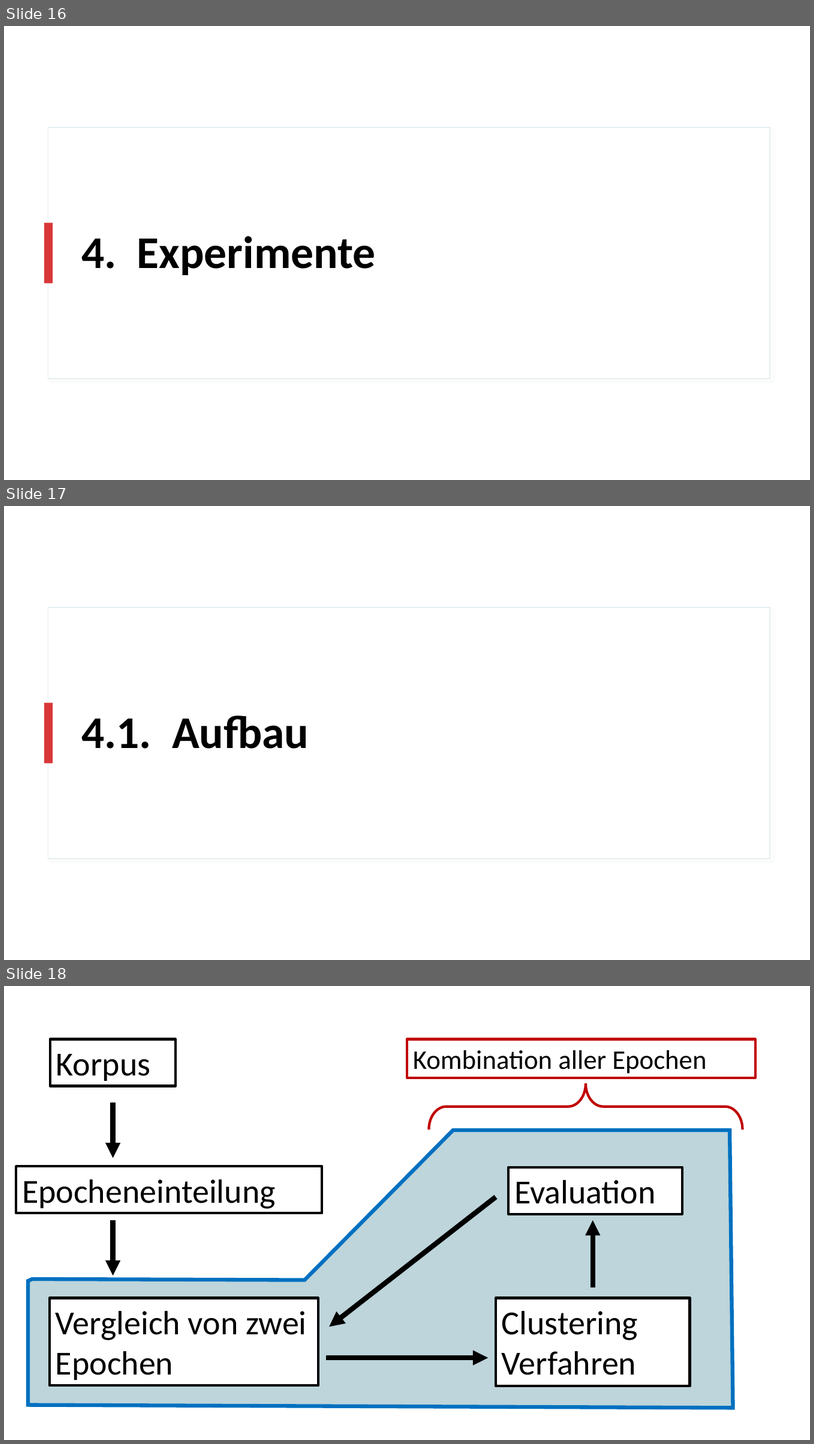
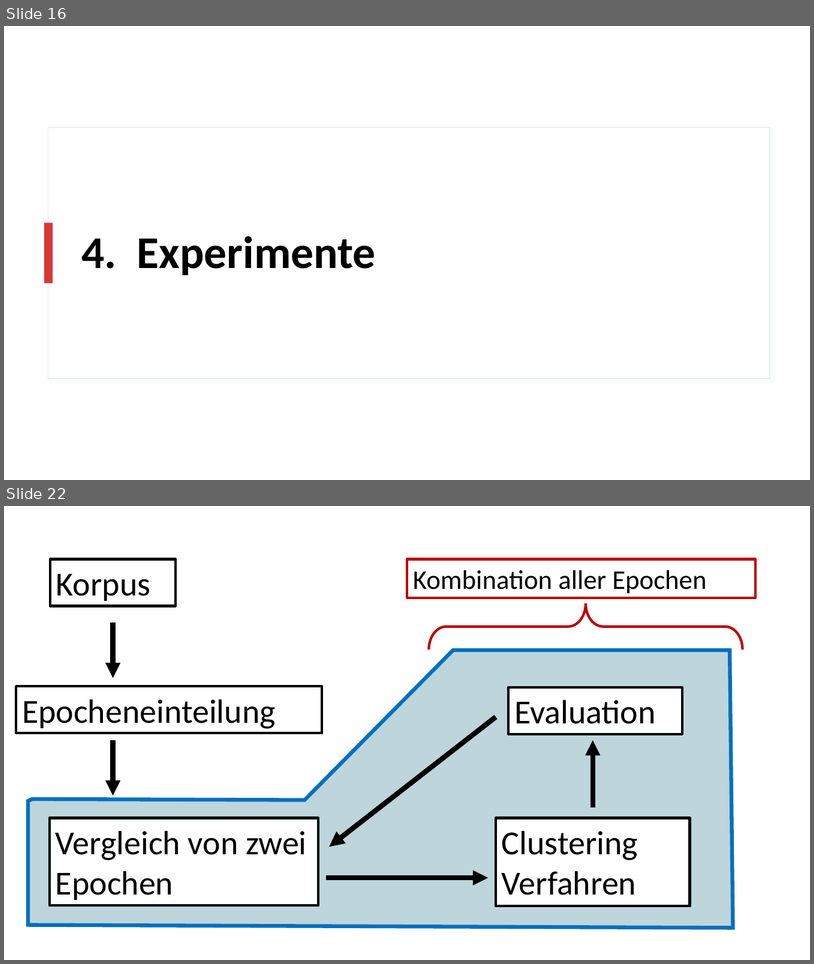
Before and after one commit to realjanpaulus/clusterpoems, a slide deck: presentation/clustering_presentation.pptx. Shown one above the other, each under a label of ours: slides 16, 17 and 18 before the commit, slides 16 and 22 after it; the slides between them are not shown. The pictures are 814x1444 and 814x964 pixels, drawn with LibreOffice and Linux fonts; fonts in the diff are those of the drawing. Boxes give left, top, right and bottom in pixels: in the first picture for what was removed or moved away, otherwise in the second. Text is boxed around its words. In the diff, an @@ line names an element or a change of style, - is before the commit and + after.

```diff
--- a/presentation/clustering_presentation.pptx
+++ b/presentation/clustering_presentation.pptx
@@ slide 17 removed at bbox=[4, 506, 810, 960], background #FFFFFF; not listed: 2 template elements that a slide beside it also shows @@
@@ title removed at bbox=[81, 715, 309, 748] @@
-4.1. Aufbau
@@ what was slide 18 is now slide 22 @@
```
Also in this commit, not shown: 4 slides changed, 6 other files.
